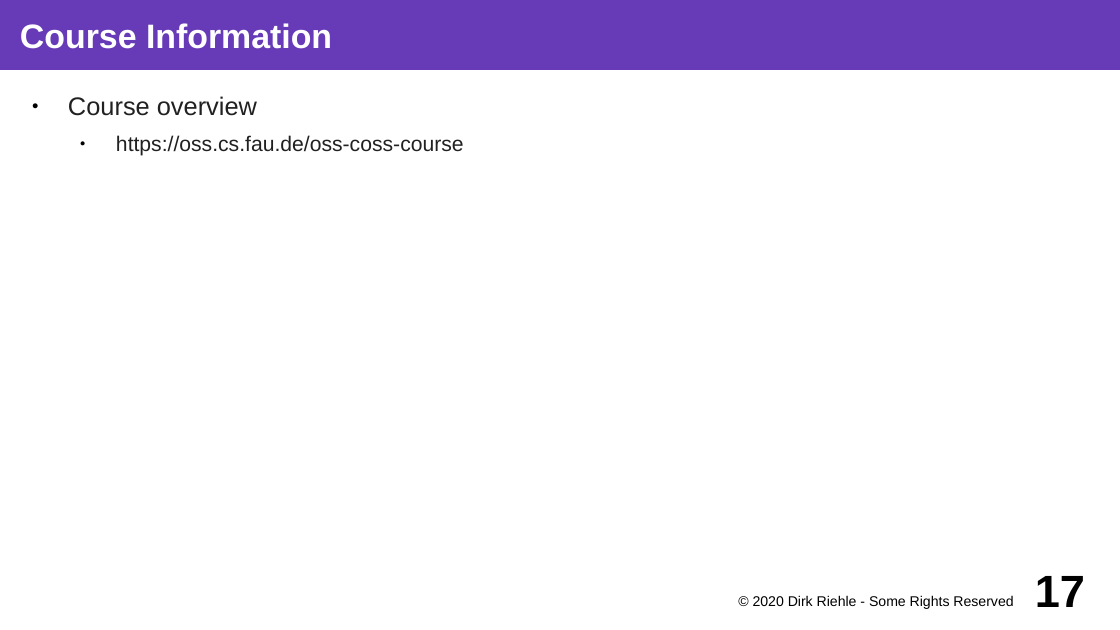
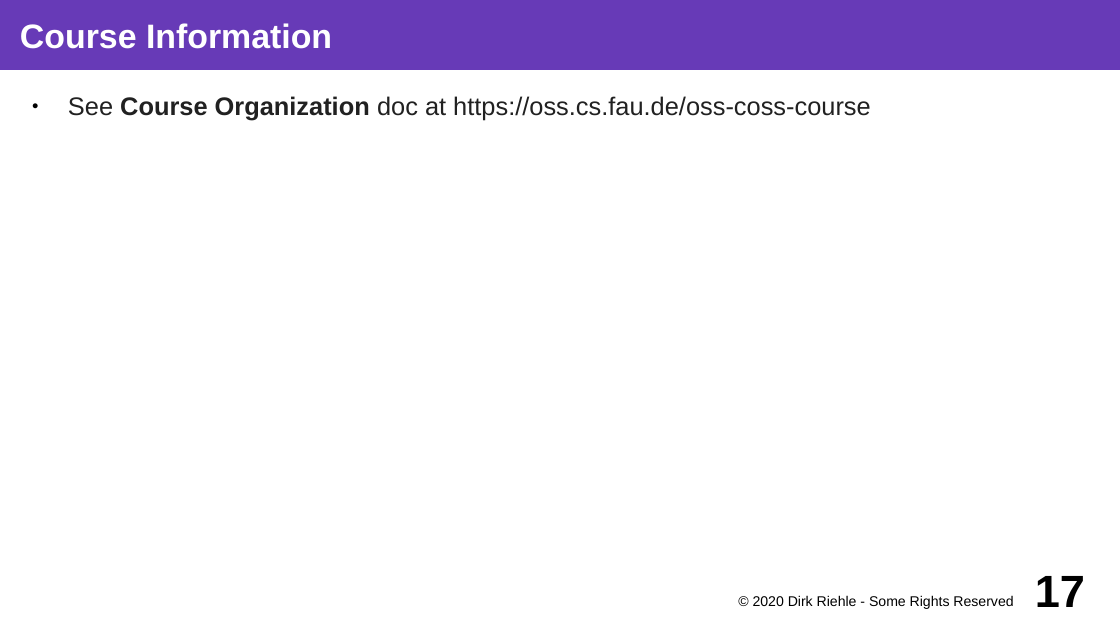
Before and after one commit to dirkriehle/coss-course, a slide deck: slide 17 of Lecture slides/COSS A01 - Course Introduction.odp. Drawn at 1120x630 pixels with LibreOffice and Linux fonts; fonts in the diff are those of the drawing. Boxes give left, top, right and bottom in pixels: in the first picture for what was removed or moved away, otherwise in the second. Text is boxed around its words. In the diff, an @@ line names an element or a change of style, - is before the commit and + after.

```diff
--- a/Lecture slides/COSS A01 - Course Introduction.odp
+++ b/Lecture slides/COSS A01 - Course Introduction.odp
@@ text at (68,96,871,120): text changed; size 15 to 18 pt @@
-● Course overview
-  ● https://oss.cs.fau.de/oss-coss-course
+● See Course Organization doc at https://oss.cs.fau.de/oss-coss-course
```
Also in this commit, not shown: 6 other slides changed, 4 other files.
